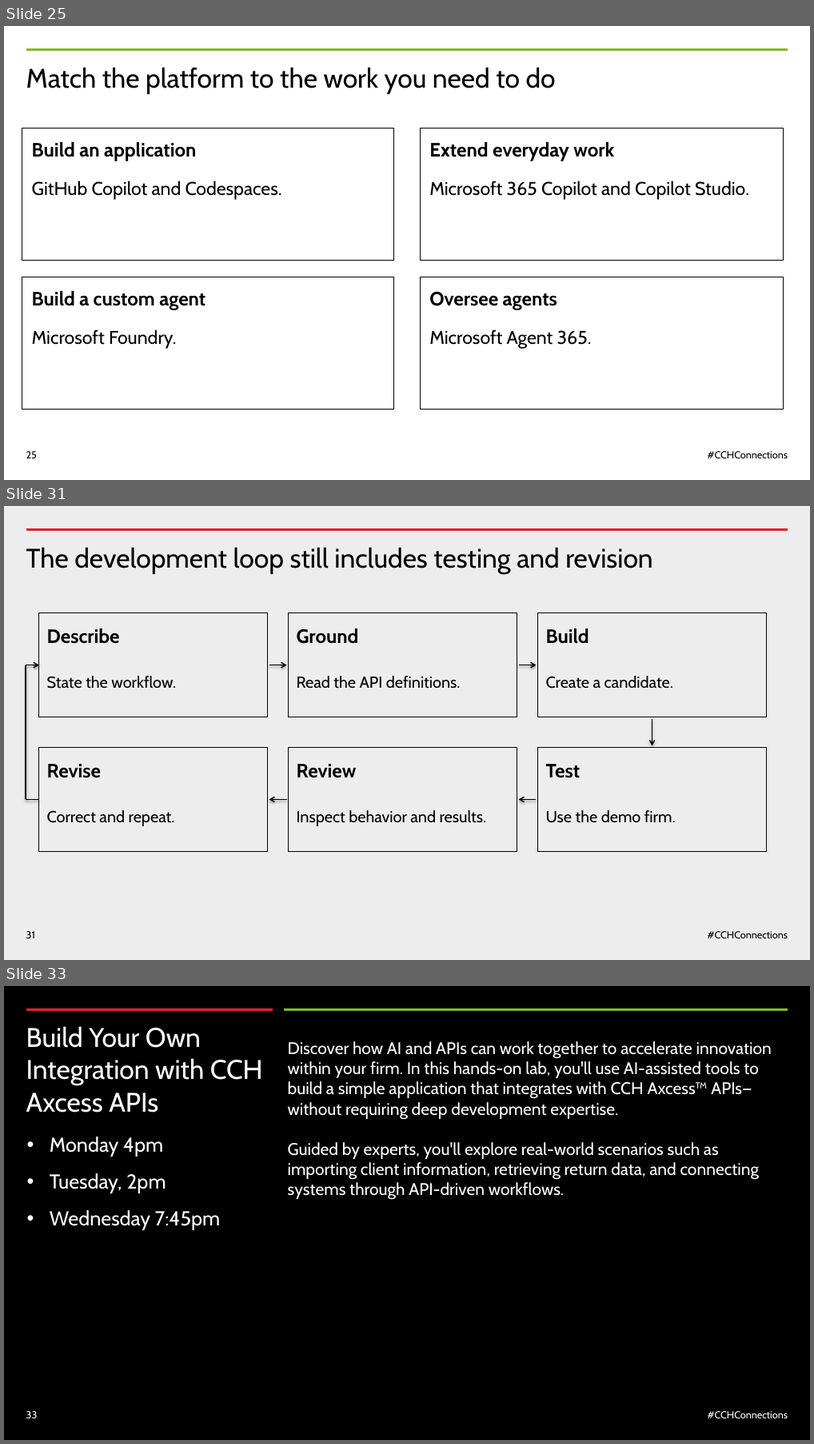
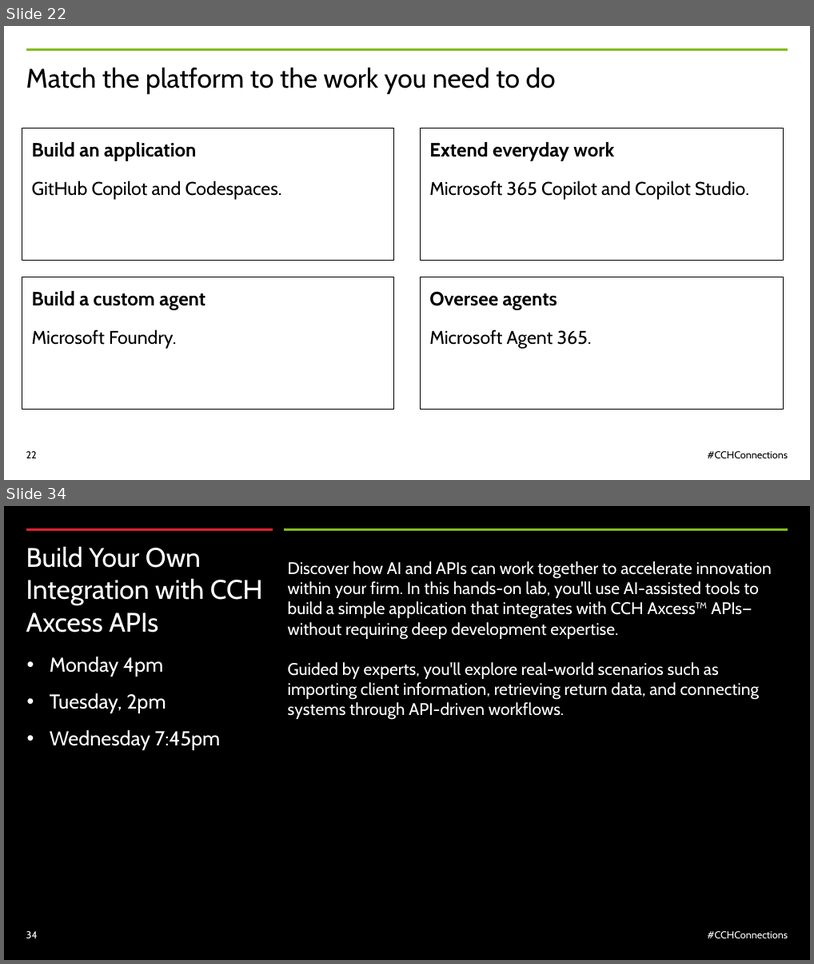
Before and after one commit to nathandyck/wk-tax-api, a slide deck: presentation/CCH-Connections-2026-WK-template.pptx. Shown one above the other, each under a label of ours: slides 25, 31 and 33 before the commit, slides 22 and 34 after it; the slides between them are not shown. The pictures are 814x1444 and 814x964 pixels, drawn with LibreOffice and Linux fonts; fonts in the diff are those of the drawing. Boxes give left, top, right and bottom in pixels: in the first picture for what was removed or moved away, otherwise in the second. Text is boxed around its words. In the diff, an @@ line names an element or a change of style, - is before the commit and + after.

```diff
--- a/presentation/CCH-Connections-2026-WK-template.pptx
+++ b/presentation/CCH-Connections-2026-WK-template.pptx
@@ slide 31 removed at box(4, 506, 810, 960), background #EDEDED @@
@@ line removed from (789, 529) to (26, 529) @@
@@ title removed at box(26, 547, 653, 574) @@
-The development loop still includes testing and revision
@@ rectangle removed at box(39, 613, 268, 717) @@
@@ rectangle removed at box(289, 613, 518, 717) @@
@@ rectangle removed at box(538, 613, 767, 717) @@
@@ text removed at box(47, 628, 120, 644) @@
-Describe
@@ text removed at box(297, 628, 359, 644) @@
-Ground
@@ text removed at box(546, 628, 590, 644) @@
-Build
@@ line removed from (26, 800) to (26, 665) @@
@@ arrow removed from (26, 665) to (39, 665) @@
@@ arrow removed from (270, 665) to (287, 665) @@
@@ arrow removed from (519, 665) to (536, 665) @@
@@ text removed at box(47, 676, 176, 688) @@
-State the workflow.
@@ text removed at box(297, 676, 461, 688) @@
-Read the API definitions.
@@ text removed at box(546, 676, 674, 688) @@
-Create a candidate.
@@ arrow removed from (653, 719) to (653, 745) @@
@@ rectangle removed at box(39, 748, 268, 852) @@
@@ text removed at box(47, 764, 101, 778) @@
-Revise
@@ rectangle removed at box(289, 748, 518, 852) @@
@@ text removed at box(297, 764, 357, 778) @@
-Review
@@ rectangle removed at box(538, 748, 767, 852) @@
@@ text removed at box(546, 764, 581, 778) @@
-Test
@@ line removed from (39, 800) to (26, 800) @@
@@ text removed at box(47, 810, 175, 826) @@
-Correct and repeat.
@@ arrow removed from (287, 800) to (270, 800) @@
@@ text removed at box(297, 810, 487, 826) @@
-Inspect behavior and results.
@@ arrow removed from (536, 800) to (519, 800) @@
@@ text removed at box(546, 810, 676, 823) @@
-Use the demo firm.
@@ page number removed at box(26, 931, 35, 938) @@
-31
@@ text removed at box(708, 931, 788, 938) @@
-#CCHConnections
@@ what was slide 25 is now slide 22 @@
@@ page number at box(26, 451, 37, 458): text changed @@
-25
+22
@@ what was slide 33 is now slide 34 @@
@@ page number at box(26, 931, 38, 938): text changed @@
-33
+34
```
Also in this commit, not shown: 5 slides changed, 10 slides added, 12 other slides removed.
